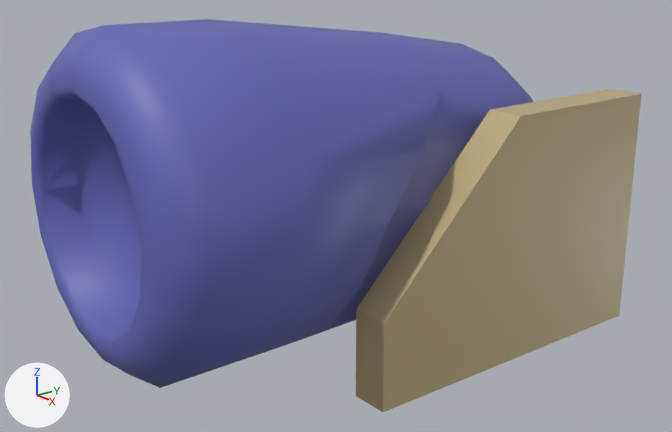
One commit to the Blender file Game/Assets/作業台/Cannon/Cannon2.blend: the scene before it, then after it.
Both versions are drawn from a 50 mm camera at (8.53, -7.83, 4.94) aimed at (0.12, -1.23, 1.55). Lighting does not change. The marker at lower left points along +X, +Y and +Z.
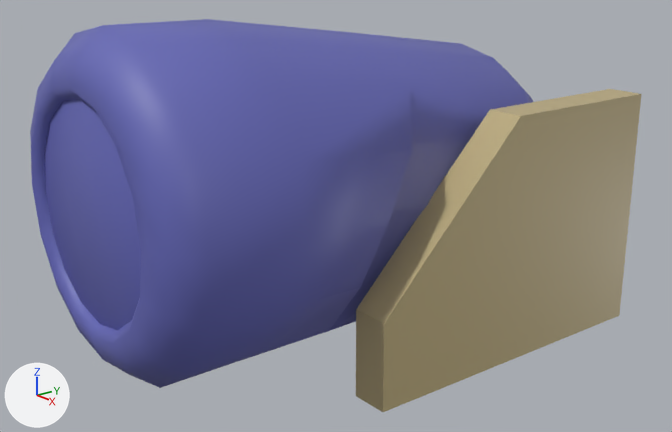
Location of each change, (x1, y1, x2, y2) in pixels of the pictures (672 x 432 px; the box of a moved part takes in the faces that stretch with it):
'Cylinder.001', added (blue): after (45, 99, 427, 362)
part 1 of me_cylinder, moved or reshaped: (209, 19, 528, 241) in both
part 2 of me_cylinder, moved or reshaped: before (161, 268, 384, 388); after (161, 288, 360, 388)

Edits to the bpy script that builds the scene:
```text
Change me_cylinder:
    where me_cylinder.from_pydata(...)  # 93 vertices, 78 faces; spans x 0.0..1.86, y -4.36..1.46, z 0.26..3.98
    used by ob_cylinder; location = (0.0, 0.0, 0.0)
    before: 73 (1.11, -0.51, 3.17) at pixel (442, 86), 82 (0.6, -0.46, 3.54) at pixel (415, 48), 83 (0.0, -0.46, 3.66) at pixel (381, 32)
    me_cylinder part 1
    add for i in [73, 82, 83]: me_cylinder.vertices[i].co += Vector((0.0, -0.47, 0.04))
    me_cylinder.vertices[74].co: (1.41, -1.35, 2.68) -> (1.41, -1.51, 2.7)
    me_cylinder.vertices[79].co: (1.72, -1.35, 2.68) -> (1.72, -1.51, 2.7)  # pixel (423, 151) -> pixel (412, 150)
    me_cylinder part 2
    me_cylinder.vertices[38].co: (1.06, 0.9, 0.77) -> (1.13, 0.9, 0.74)
    me_cylinder.vertices[72].co: (1.32, -2.27, 0.8) -> (1.32, -2.27, 0.77)  # pixel (328, 327) -> pixel (328, 330)
    me_cylinder.vertices[90].co: (1.32, -3.09, 0.8) -> (1.32, -3.11, 0.79)  # pixel (264, 348) -> pixel (263, 350)
Add me_cylinder_001:
    me_cylinder_001.from_pydata(...)  # 26 vertices, 20 faces; spans x 0.0..1.86, y -4.26..1.46, z 0.26..3.98
    me_cylinder_001.polygons.foreach_set('use_smooth', [True] * 20)
    me_cylinder_001.materials.append(mat_cannon)  # picture img_cannon_png
Add ob_cylinder_001:
    ob_cylinder_001 = bpy.data.objects.new('Cylinder.001', me_cylinder_001)
    ob_cylinder_001.location = (0.0, 0.0, 0.0)
    _m = ob_cylinder_001.modifiers.new('Mirror', 'MIRROR')
    _m.use_clip = True
```
